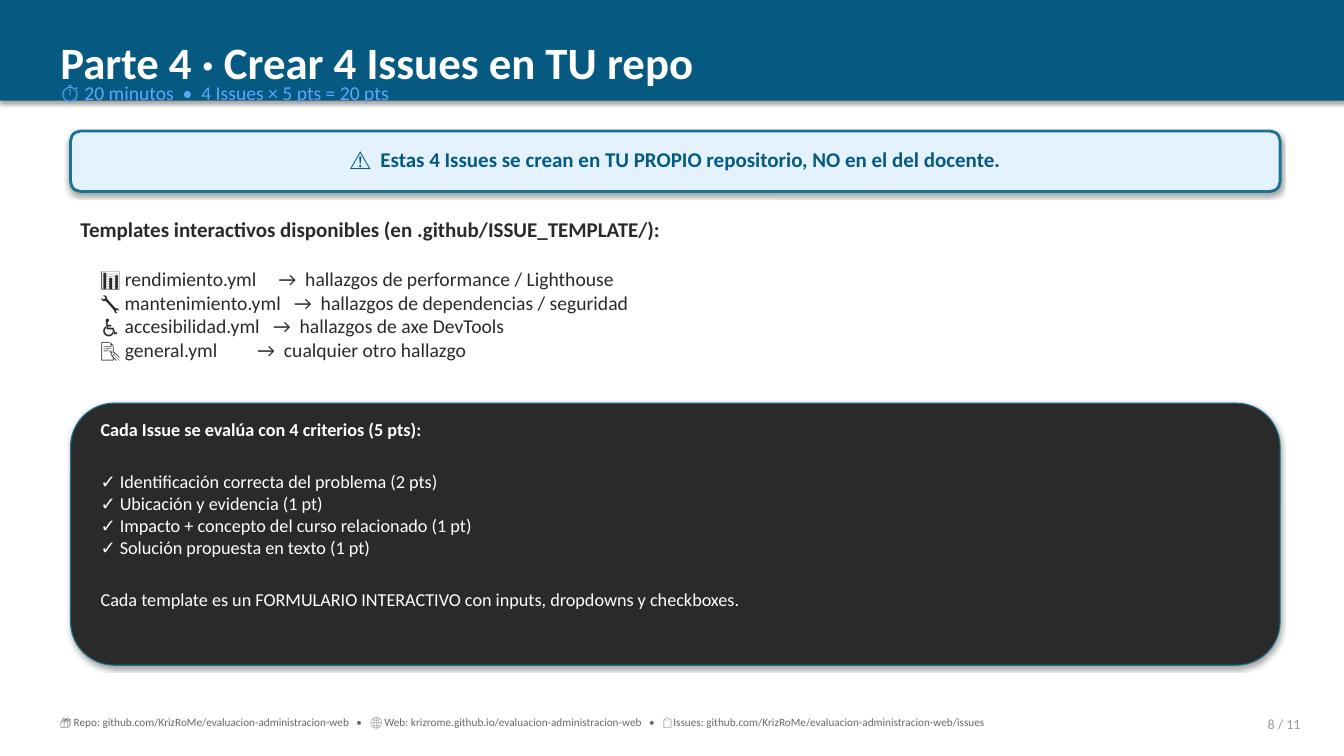
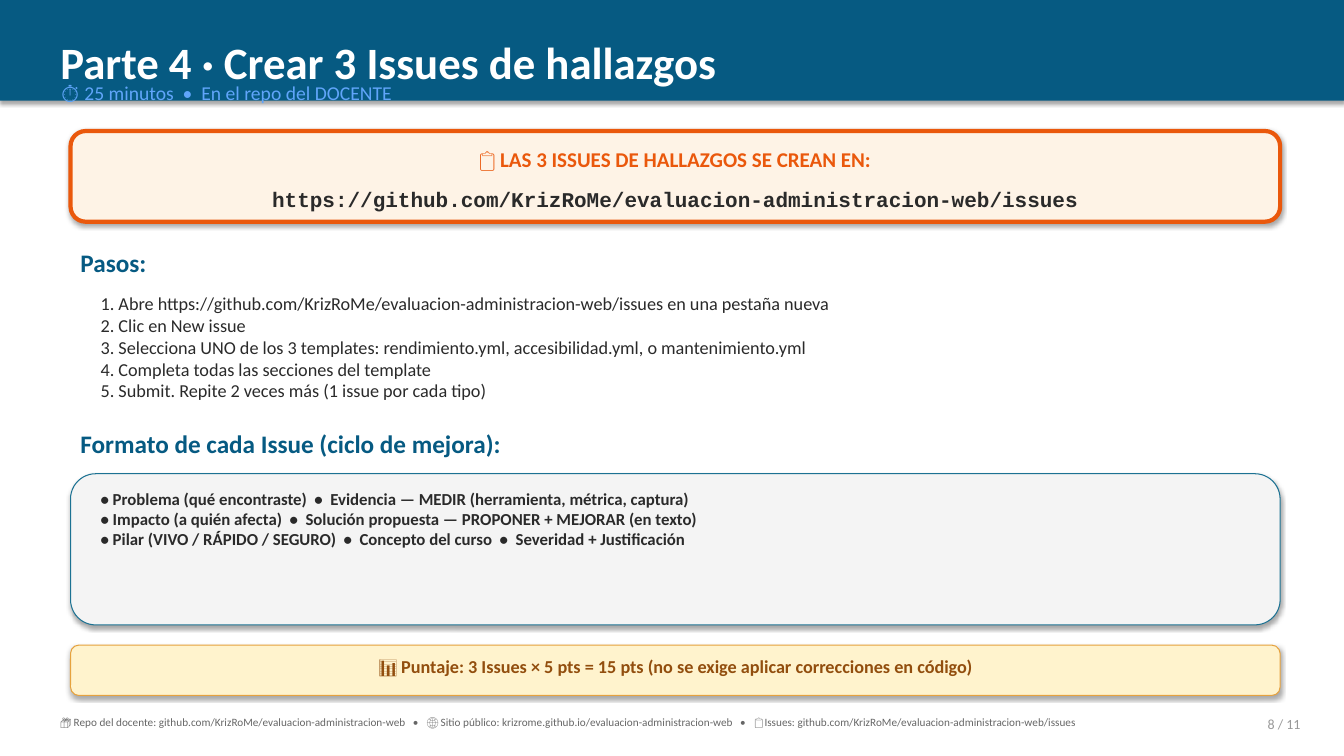
Before and after one commit to KrizRoMe/evaluacion-administracion-web, a slide deck: slide 8 of EVALUACION_PRACTICA_01.pptx. Drawn at 1344x756 pixels with LibreOffice and Linux fonts; fonts in the diff are those of the drawing. Boxes give left, top, right and bottom in pixels: in the first picture for what was removed or moved away, otherwise in the second. Text is boxed around its words. In the diff, an @@ line names an element or a change of style, - is before the commit and + after.

Commit message:
feat: 4 Issues en el repo del DOCENTE (3 hallazgos + 1 link-evaluación)
- PPT: 4 Issues × 5 pts = 20 pts
- 3 Issues de hallazgos: 1 rendimiento + 1 accesibilidad + 1 mantenimiento
- 4ª Issue: link-evaluación (link repo + link público)
- Todas las Issues se hacen en KrizRoMe/evaluacion-administracion-web/issues
- README plantilla con 4 secciones (Issue 1-4)
- Checklist actualizado
- Instrucciones actualizadas

```diff
--- a/EVALUACION_PRACTICA_01.pptx
+++ b/EVALUACION_PRACTICA_01.pptx
@@ text at bbox=[60, 47, 715, 91]: text changed @@
-Parte 4 · Crear 4 Issues en TU repo
+Parte 4 · Crear 3 Issues de hallazgos
@@ text at bbox=[84, 86, 392, 105]: text changed @@
-⏱ 20 minutos • 4 Issues × 5 pts = 20 pts
+⏱ 25 minutos • En el repo del DOCENTE
@@ rounded rectangle: place and size @@
-rounded rectangle at bbox=[71, 131, 1280, 192]
+rounded rectangle at bbox=[71, 131, 1280, 222]
@@ rounded rectangle at bbox=[71, 131, 1280, 222]: fill #E3F2FD to #FEF3E6; outline #1C7293 2 pt to #EA580C 3 pt @@
@@ text at bbox=[500, 153, 871, 167]: text changed; text colour #065A82 to #EA580C @@
-⚠️ Estas 4 Issues se crean en TU PROPIO repositorio, NO en el del docente.
+📋 LAS 3 ISSUES DE HALLAZGOS SE CREAN EN:
@@ text added at bbox=[272, 192, 1078, 673], 15 pt, text #2A2A2A, bold @@
+https://github.com/KrizRoMe/evaluacion-administracion-web/issues
@@ text removed at bbox=[80, 221, 660, 241] @@
-Templates interactivos disponibles (en .github/ISSUE_TEMPLATE/):
@@ text added at bbox=[80, 255, 146, 273], 18 pt, text #065A82, bold @@
+Pasos:
@@ text added at bbox=[101, 297, 829, 400], 13 pt, text #2A2A2A @@
+1. Abre https://github.com/KrizRoMe/evaluacion-administracion-web/issues en una pestaña nueva
+2. Clic en New issue
+3. Selecciona UNO de los 3 templates: rendimiento.yml, accesibilidad.yml, o mantenimiento.yml
+4. Completa todas las secciones del template
+5. Submit. Repite 2 veces más (1 issue por cada tipo)
@@ text removed at bbox=[125, 272, 628, 361] @@
-📊 rendimiento.yml → hallazgos de performance / Lighthouse
-🔧 mantenimiento.yml → hallazgos de dependencias / seguridad
-♿ accesibilidad.yml → hallazgos de axe DevTools
-📝 general.yml → cualquier otro hallazgo
@@ text added at bbox=[80, 434, 501, 458], 18 pt, text #065A82, bold @@
+Formato de cada Issue (ciclo de mejora):
@@ text removed at bbox=[101, 422, 739, 609] @@
-Cada Issue se evalúa con 4 criterios (5 pts):
-✓ Identificación correcta del problema (2 pts)
-✓ Ubicación y evidencia (1 pt)
-✓ Impacto + concepto del curso relacionado (1 pt)
-✓ Solución propuesta en texto (1 pt)
-Cada template es un FORMULARIO INTERACTIVO con inputs, dropdowns y checkboxes.
@@ rounded rectangle: place and size @@
-rounded rectangle at bbox=[71, 403, 1280, 665]
+rounded rectangle at bbox=[71, 474, 1280, 625]
@@ rounded rectangle at bbox=[71, 474, 1280, 625]: fill #2A2A2A to #F4F4F4 @@
@@ text added at bbox=[113, 492, 696, 548], 12 pt, text #2A2A2A, bold @@
+• Problema (qué encontraste) • Evidencia — MEDIR (herramienta, métrica, captura)
+• Impacto (a quién afecta) • Solución propuesta — PROPONER + MEJORAR (en texto)
+• Pilar (VIVO / RÁPIDO / SEGURO) • Concepto del curso • Severidad + Justificación
@@ rounded rectangle added at bbox=[71, 645, 1280, 696], fill #FFF3CD, outline #E6A23E 0.75 pt @@
@@ text added at bbox=[401, 659, 972, 676], 13 pt, text #924E0E, bold @@
+📊 Puntaje: 3 Issues × 5 pts = 15 pts (no se exige aplicar correcciones en código)
@@ text at bbox=[74, 718, 1076, 728]: text changed @@
-📦 Repo: github.com/KrizRoMe/evaluacion-administracion-web • 🌐 Web: krizrome.github.io/evaluacion-administracion-web • 📋 Issues: github.com/KrizRoMe/evaluacion-administracion-web/issues
+📦 Repo del docente: github.com/KrizRoMe/evaluacion-administracion-web • 🌐 Sitio público: krizrome.github.io/evaluacion-administracion-web • 📋 Issues: github.com/KrizRoMe/evaluacion-administracion-web/issues
```
Also in this commit, not shown: 10 other slides changed, 8 other files.
